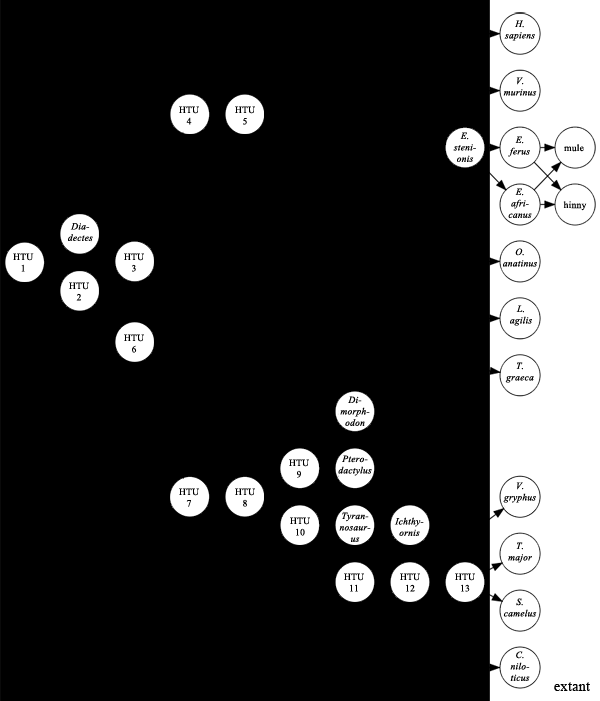
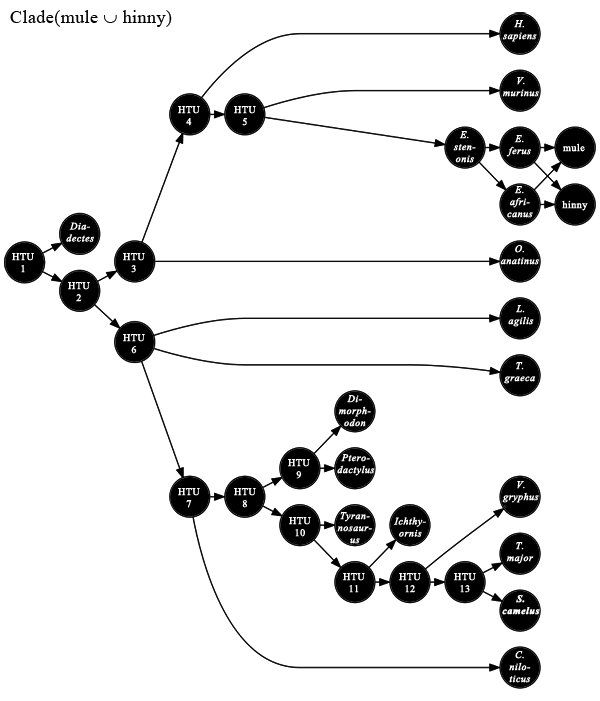
Layer changes from the first 600x701 image to the second:
showed group "highlighted" (34 layers) over [4, 12, 596, 689]
renamed "E. steni- onis" to "E. sten- onis", painted on it over [452, 131, 478, 163]
renamed "E. steni- onis" to "E. sten- onis", painted on it over [453, 132, 476, 162]
hid "[triangle]" over [30, 8, 46, 26]
hid "[T, ]" over [10, 10, 50, 27]
renamed "min(U)" to "Clade(mule ∪ hinny)", showed it, painted on it over [10, 10, 172, 27]
hid "extant" over [554, 682, 590, 691]
hid "extinct" over [10, 681, 51, 691]
hid "extinct shader" over [0, 0, 490, 701]
